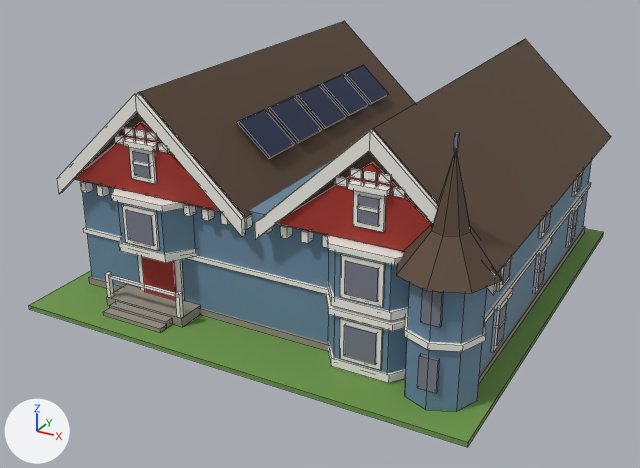
The Blender file assets/managed-models/buildings/house-2x2-2f-victorian-a-solar/house-2x2-2f-victorian-a-solar.blend: old version first, new version second.
Both versions are drawn from a camera (50 mm lens) standing at (1.73, -3.35, 1.84) and looking at (-0.03, -0.15, 0.23). Every picture has the same lights, and +X, +Y and +Z are marked at lower left. The first picture is the older version. Mesh edges are drawn as thin lines.

Names of what the first picture shows: 'house-2x2-2f-victorian-a-solar'.
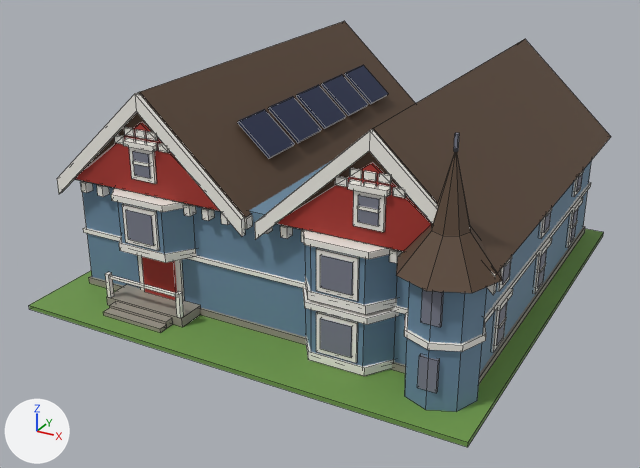
Boxes (x1, y1, x2, y2) around the edits, measured in the pictures (640 x 468 px; the box of a moved part takes in the faces that stretch with it):
part 1 of me_house_2x2_2f_victorian_a_solar, moved or reshaped
    before: (328, 315, 407, 373)
    after: (306, 309, 396, 366)
part 2 of me_house_2x2_2f_victorian_a_solar, moved or reshaped
    before: (325, 293, 405, 331)
    after: (303, 287, 399, 325)
part 3 of me_house_2x2_2f_victorian_a_solar, moved or reshaped
    before: (328, 341, 406, 383)
    after: (305, 335, 395, 376)
part 4 of me_house_2x2_2f_victorian_a_solar, moved or reshaped
    before: (344, 325, 377, 364)
    after: (320, 318, 352, 357)
part 5 of me_house_2x2_2f_victorian_a_solar, moved or reshaped
    before: (340, 318, 383, 370)
    after: (316, 312, 358, 363)
part 6 of me_house_2x2_2f_victorian_a_solar, moved or reshaped
    before: (329, 250, 410, 311)
    after: (305, 245, 397, 304)
part 7 of me_house_2x2_2f_victorian_a_solar, moved or reshaped
    before: (326, 234, 403, 265)
    after: (303, 229, 392, 259)
part 8 of me_house_2x2_2f_victorian_a_solar, moved or reshaped
    before: (328, 281, 408, 321)
    after: (305, 276, 397, 315)
part 9 of me_house_2x2_2f_victorian_a_solar, moved or reshaped
    before: (345, 261, 379, 302)
    after: (320, 255, 353, 295)
part 10 of me_house_2x2_2f_victorian_a_solar, moved or reshaped
    before: (340, 254, 385, 307)
    after: (316, 248, 359, 301)

The change, as a diff of the scene's bpy script:
```diff
--- a/assets/managed-models/buildings/house-2x2-2f-victorian-a-solar/house-2x2-2f-victorian-a-solar.blend.py
+++ b/assets/managed-models/buildings/house-2x2-2f-victorian-a-solar/house-2x2-2f-victorian-a-solar.blend.py
@@ me_house_2x2_2f_victorian_a_solar @@
 me_house_2x2_2f_victorian_a_solar.from_pydata(...)  # 1257 vertices, 945 faces; spans x -1.0..1.0, y -1.0..1.0, z 0.0..0.99
 # used by ob_house_2x2_2f_victorian_a_solar; location = (0.0, 0.0, 0.0)
+# me_house_2x2_2f_victorian_a_solar part 1: the loose piece of 8 vertices spanning x 0.31..0.69, y -0.8..-0.7, z 0.04..0.25 is moved by (-0.1, 0.0, 0.0)
+# me_house_2x2_2f_victorian_a_solar part 2: the loose piece of 8 vertices spanning x 0.29..0.71, y -0.81..-0.69, z 0.25..0.28 is moved by (-0.1, 0.0, 0.0)
+# me_house_2x2_2f_victorian_a_solar part 3: the loose piece of 8 vertices spanning x 0.3..0.7, y -0.81..-0.69, z 0.03..0.06 is moved by (-0.1, 0.0, 0.0)
+# me_house_2x2_2f_victorian_a_solar part 4: the loose piece of 8 vertices spanning x 0.44..0.56, y -0.81..-0.8, z 0.09..0.22 is moved by (-0.1, 0.0, 0.0)
+# me_house_2x2_2f_victorian_a_solar part 5: the loose piece of 8 vertices spanning x 0.41..0.58, y -0.81..-0.8, z 0.07..0.24 is moved by (-0.1, 0.0, 0.0)
+# me_house_2x2_2f_victorian_a_solar part 6: the loose piece of 8 vertices spanning x 0.31..0.69, y -0.8..-0.7, z 0.3..0.51 is moved by (-0.1, 0.0, 0.0)
+# me_house_2x2_2f_victorian_a_solar part 7: the loose piece of 8 vertices spanning x 0.29..0.71, y -0.81..-0.69, z 0.51..0.54 is moved by (-0.1, 0.0, 0.0)
+# me_house_2x2_2f_victorian_a_solar part 8: the loose piece of 8 vertices spanning x 0.3..0.7, y -0.81..-0.69, z 0.28..0.32 is moved by (-0.1, 0.0, 0.0)
+# me_house_2x2_2f_victorian_a_solar part 9: the loose piece of 8 vertices spanning x 0.44..0.56, y -0.81..-0.8, z 0.35..0.48 is moved by (-0.1, 0.0, 0.0)
+# me_house_2x2_2f_victorian_a_solar part 10: the loose piece of 8 vertices spanning x 0.41..0.58, y -0.81..-0.8, z 0.33..0.5 is moved by (-0.1, 0.0, 0.0)
 me_house_2x2_2f_victorian_a_solar.materials.append(mat_m_house_2x2_2f_victorian_a_solar)
```
